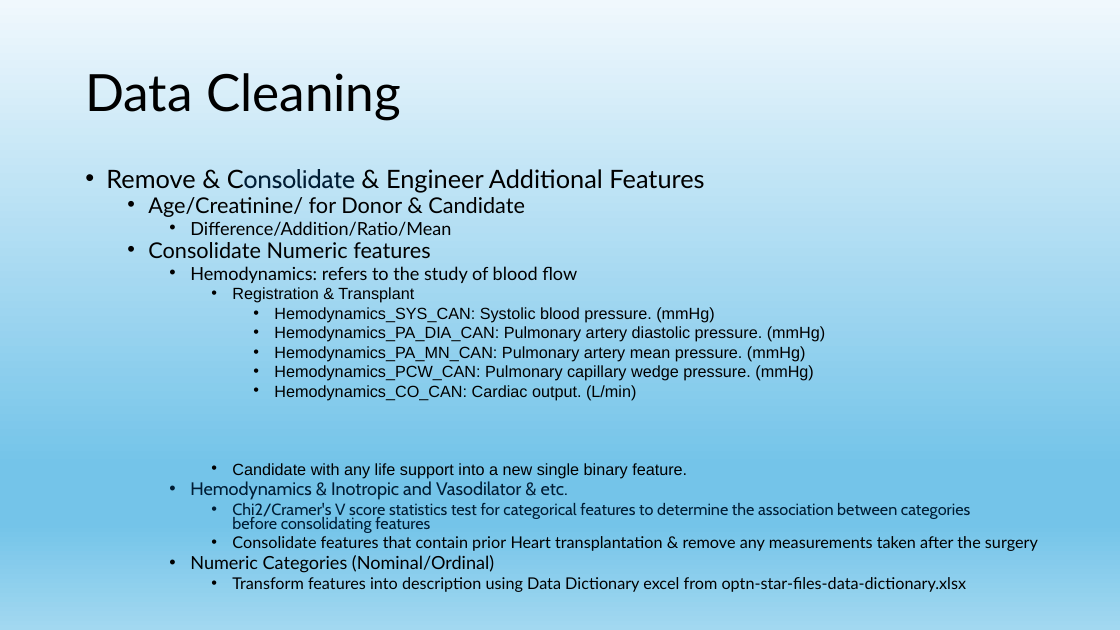
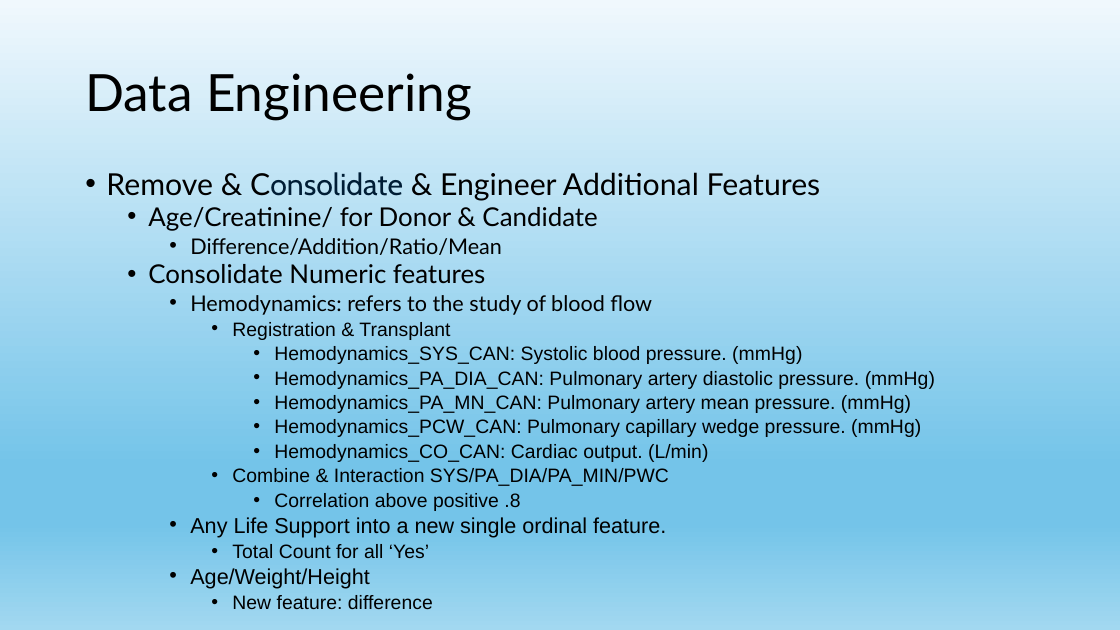
Before and after one commit to Denvirgama/Project, a slide deck: slide 2 of UNOS/UNOS_Discretization.pptx. Drawn at 1120x630 pixels with LibreOffice and Linux fonts; fonts in the diff are those of the drawing. Boxes give left, top, right and bottom in pixels: in the first picture for what was removed or moved away, otherwise in the second. Text is boxed around its words. In the diff, an @@ line names an element or a change of style, - is before the commit and + after.

```diff
--- a/UNOS/UNOS_Discretization.pptx
+++ b/UNOS/UNOS_Discretization.pptx
@@ title at [85, 73, 472, 120]: text changed @@
-Data Cleaning
+Data Engineering
@@ text at [106, 172, 935, 462]: size 21.7 to 25.9 pt in "Remove & Consolidate & Engineer Additional Features"; size 18.6 to 22.2 pt in "Age/Creatinine/ for Donor & Candidate", "Consolidate Numeric features"; size 15.5 to 18.5 pt in "Difference/Addition/Ratio/Mean", "Hemodynamics: refers to the study of blood ..."; size 13.9 to 16.6 pt in "Registration & Transplant", "Hemodynamics_SYS_CAN: Systolic blood pressure. (mmHg)", "Hemodynamics_PA_DIA_CAN: Pulmonary artery diastolic pressure ...", "Hemodynamics_PA_MN_CAN: Pulmonary artery mean pressure. (mmH ..." and 2 more places; line spacing 0.7 to 0.8 @@
@@ text at [190, 468, 669, 609]: text changed; size 13.9 to 16.6 pt; font Lato to Arial @@
-      • Candidate with any life support into a new single binary feature.
-    • Hemodynamics & Inotropic and Vasodilator & etc.
-      • Chi2/Cramer's V score statistics test for categorical features to determine the association between categories before consolidating features
-      • Consolidate features that contain prior Heart transplantation & remove any measurements taken after the surgery
-    • Numeric Categories (Nominal/Ordinal)
-      • Transform features into description using Data Dictionary excel from optn-star-files-data-dictionary.xlsx
+      • Combine & Interaction SYS/PA_DIA/PA_MIN/PWC
+        • Correlation above positive .8
+    • Any Life Support into a new single ordinal feature.
+      • Total Count for all ‘Yes’
+    • Age/Weight/Height
+      • New feature: difference
```
Also in this commit, not shown: 2 slides added, 1 slide removed, 5 other files.
